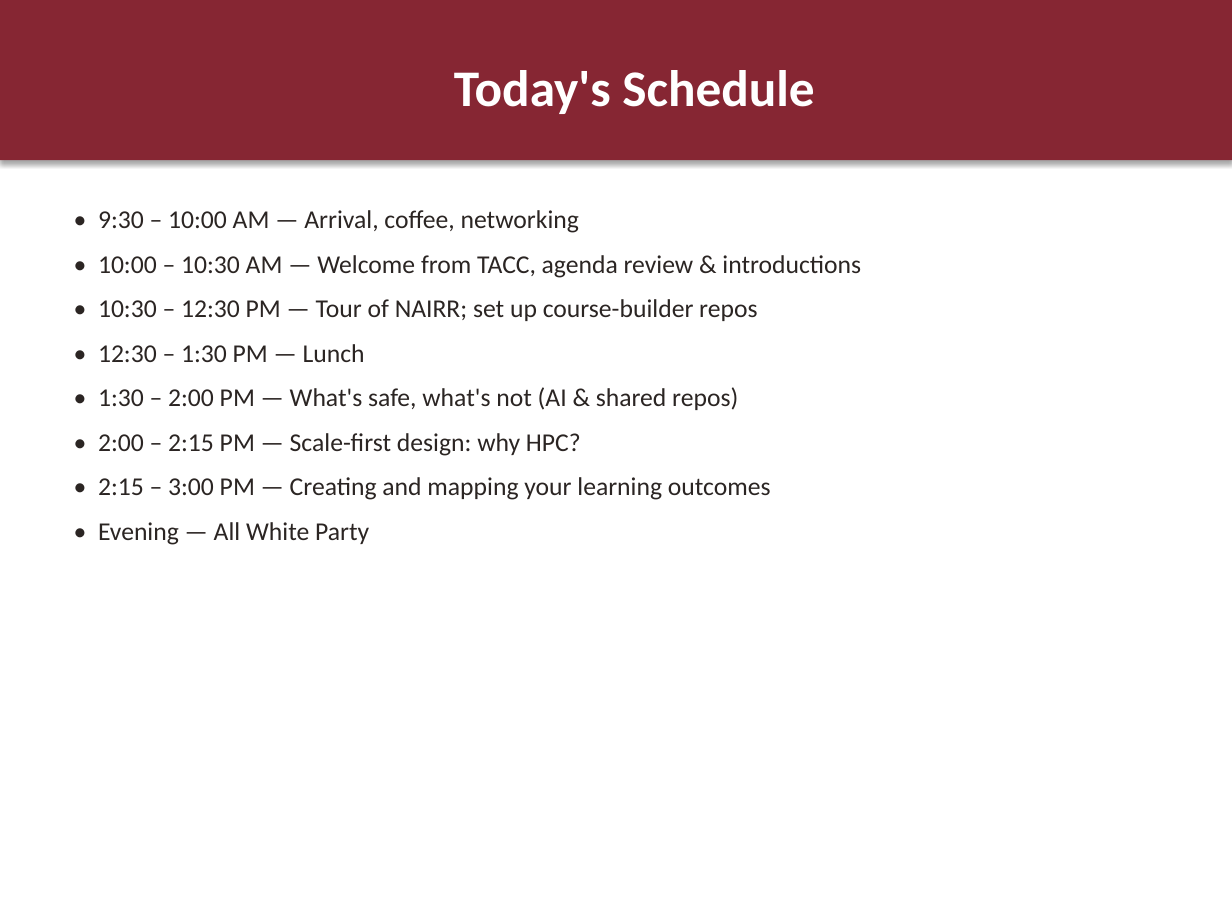
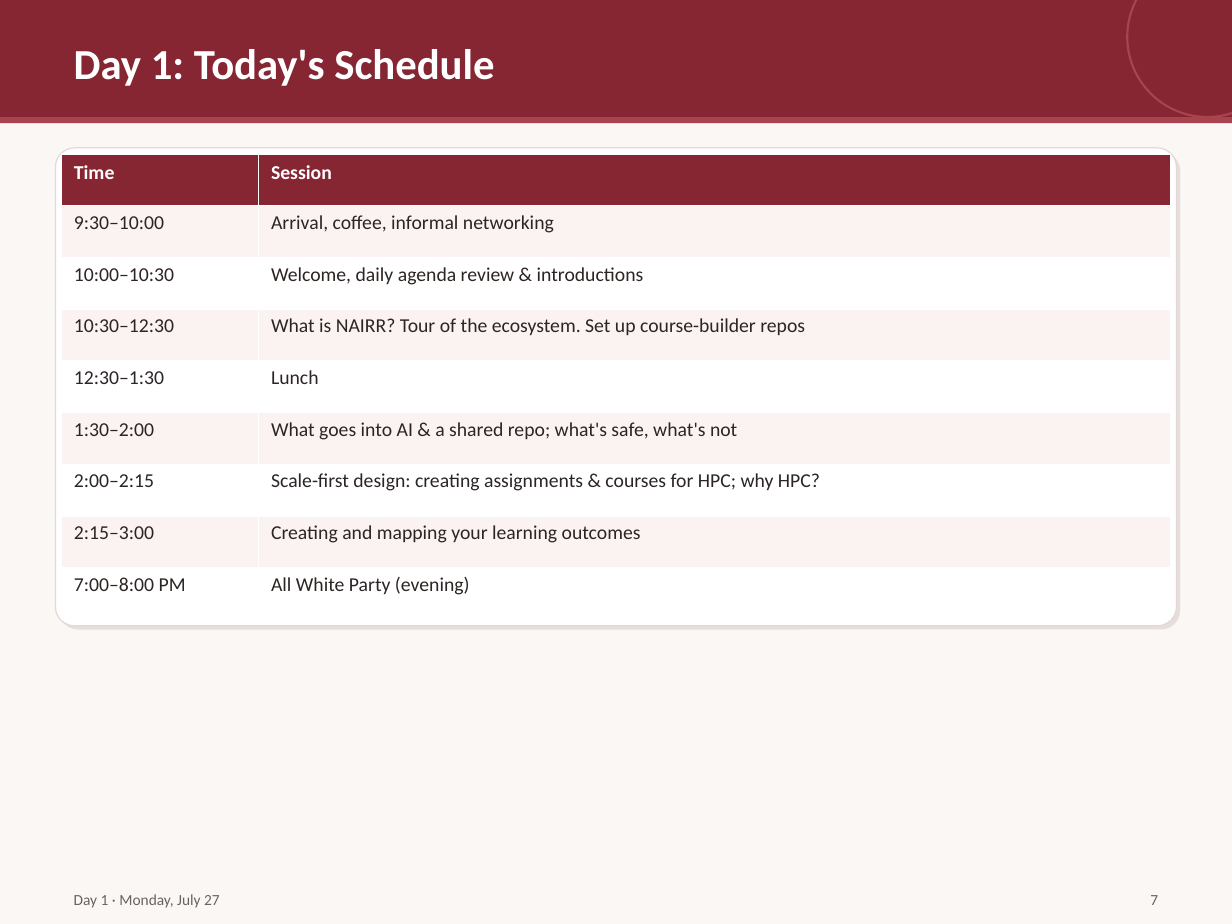
Before and after one commit to whitneynelson/nairr-teaching-innovation, a slide deck: slide 7 of slides/full-program-deck.pptx (slide 3 before the commit). Drawn at 1232x924 pixels with LibreOffice and Linux fonts; fonts in the diff are those of the drawing. Boxes give left, top, right and bottom in pixels: in the first picture for what was removed or moved away, otherwise in the second. Text is boxed around its words. In the diff, an @@ line names an element or a change of style, - is before the commit and + after.

```diff
--- a/slides/full-program-deck.pptx
+++ b/slides/full-program-deck.pptx
@@ background #FFFFFF to #FAF7F5 @@
@@ rectangle added at (0, 0, 1232, 117), fill #862633 @@
@@ text "Day 1: Today's Schedule": place and size @@
-text "Day 1: Today's Schedule" at (0, 0, 1232, 160)
+text "Day 1: Today's Schedule" at (74, 49, 494, 86)
@@ text "Day 1: Today's Schedule" at (74, 49, 494, 86): fill #862633 to none; shadow off @@
@@ ellipse added at (1127, 0, 1232, 117), outline #A8434F 1.25 pt @@
@@ text at (74, 49, 494, 86): text changed; size 30 to 25 pt @@
-Today's Schedule
+Day 1: Today's Schedule
@@ rectangle added at (0, 117, 1232, 123), fill #A8434F @@
@@ rounded rectangle added at (55, 148, 1177, 626), fill #FFFFFF, outline #E3D9D6 0.75 pt @@
@@ rounded rectangle added at (59, 152, 1180, 630), fill #E7DDDA @@
@@ table added at (62, 154, 1170, 620), 9 rows, 2 columns @@
+Time | Session
+9:30–10:00 | Arrival, coffee, informal networking
+10:00–10:30 | Welcome, daily agenda review & introductions
+10:30–12:30 | What is NAIRR? Tour of the ecosystem. Set up course-builder repos
+12:30–1:30 | Lunch
+1:30–2:00 | What goes into AI & a shared repo; what's safe, what's not
+2:00–2:15 | Scale-first design: creating assignments & courses for HPC; why HPC?
+2:15–3:00 | Creating and mapping your learning outcomes
+7:00–8:00 PM | All White Party (evening)
@@ text removed at (98, 210, 861, 545) @@
-• 9:30 – 10:00 AM — Arrival, coffee, networking
-• 10:00 – 10:30 AM — Welcome from TACC, agenda review & introductions
-• 10:30 – 12:30 PM — Tour of NAIRR; set up course-builder repos
-• 12:30 – 1:30 PM — Lunch
-• 1:30 – 2:00 PM — What's safe, what's not (AI & shared repos)
-• 2:00 – 2:15 PM — Scale-first design: why HPC?
-• 2:15 – 3:00 PM — Creating and mapping your learning outcomes
-• Evening — All White Party
@@ text added at (74, 894, 220, 908), 9 pt, text #6B6260 @@
+Day 1 · Monday, July 27
@@ text added at (1150, 895, 1158, 905), 9 pt, text #6B6260 @@
+7
```
Also in this commit, not shown: 8 other slides changed, 58 slides added, 7 slides removed, 2 other files.
